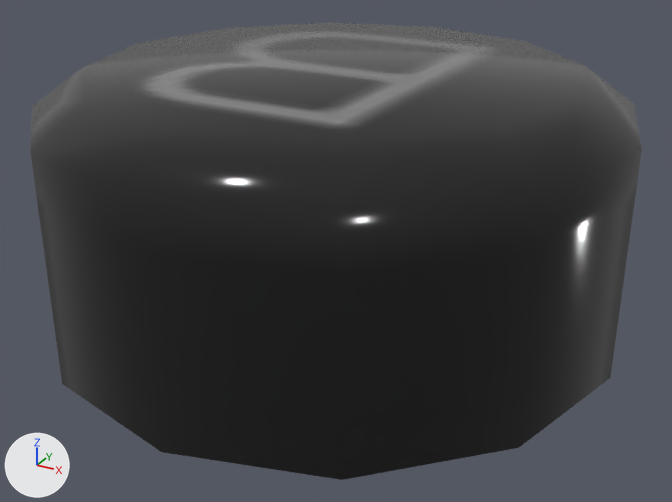
An edit to the FBX model interface/resources/meshes/controller/touch/touch_r_button_b.fbx, drawn before and after from the same camera.
The view is the same before and after, from a 50 mm camera at (0.02348, -0.01502, 0.00552) aimed at (0.01638, -0.0021, -0.00094). Arrows for +X, +Y and +Z are at lower left; the lights stay in place.

The first picture shows 'surface_PLY.002'.
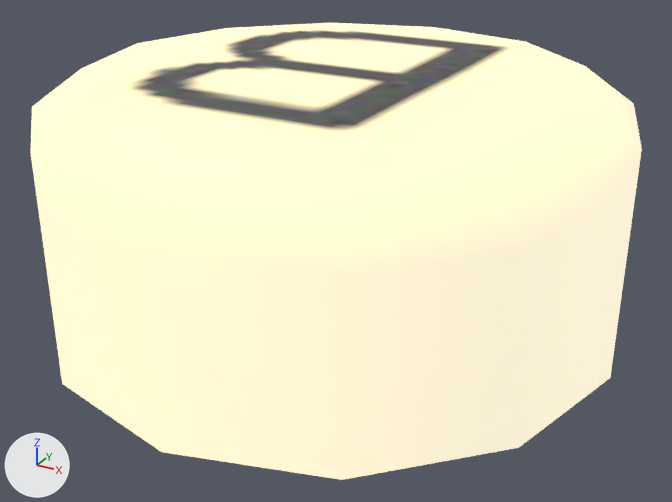
Commit message: Fix emissive channel on touch models

Where the change shows, as pixel boxes (x1, y1, x2, y2) in the pictures (672 x 502 px):
'surface_PLY.002', recoloured
    both: (30, 23, 642, 480)

The change, as a diff of the scene's bpy script:
```diff
--- a/interface/resources/meshes/controller/touch/touch_r_button_b.fbx.py
+++ b/interface/resources/meshes/controller/touch/touch_r_button_b.fbx.py
@@ img_r_controller_highlight_dif_jpg @@
+img_r_controller_highlight_dif_jpg = load_image('R_controller-highlight_DIF.jpg', '_unpacked/R_controller-highlight_DIF.jpg', 768, 768, 'Non-Color')
@@ mat_highlight @@
+mat_highlight = bpy.data.materials.new('highlight')
+# uses the picture img_r_controller_highlight_dif_jpg
@@ me_untitled_009 @@
 me_untitled_009.from_pydata(...)  # 49 vertices, 48 faces; spans x 0.01118..0.02115, y -0.00676..0.00322, z -0.00226..0.00216
-me_untitled_009.materials.append(mat_gloss)  # picture img_r_controller_dif_jpg
+me_untitled_009.materials.append(mat_highlight)
```
